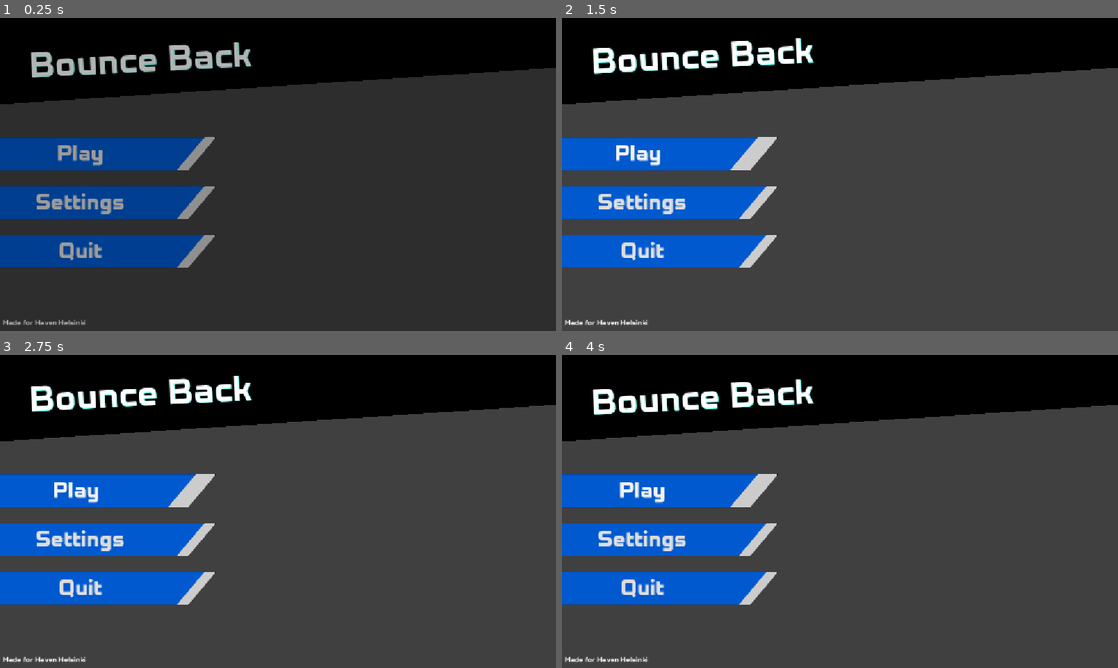
Above: before the commit, frames 1-4 (two rows, left to right).
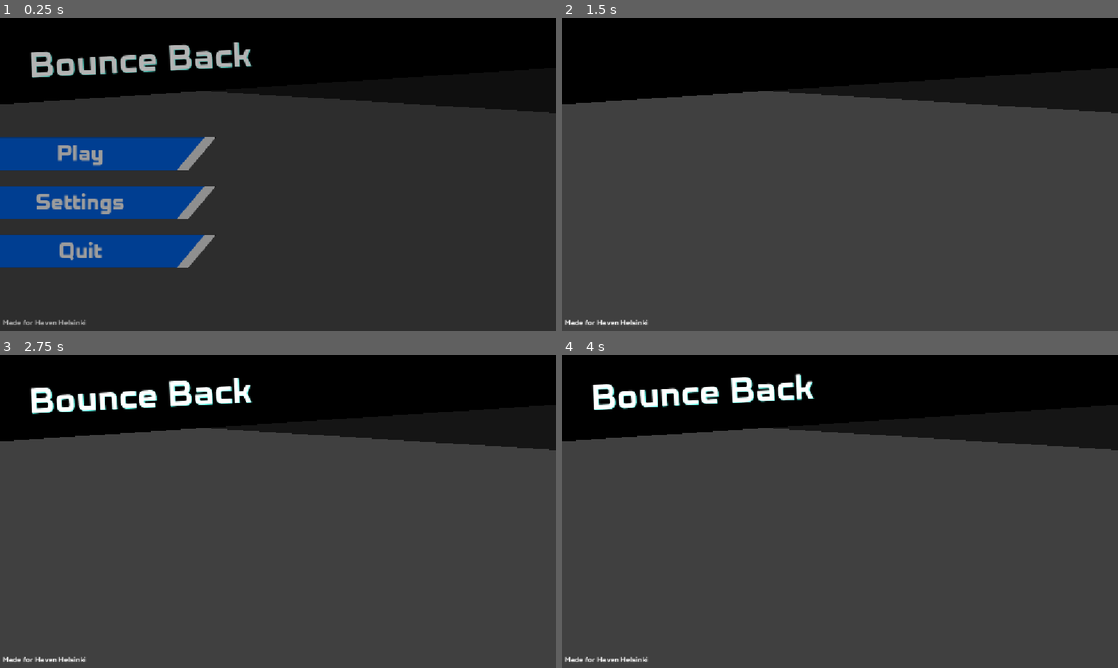
Above: after the commit, the same moments.

Repository: neilavesterinen/Haven-Bounce-Back-Shooter
Game: Godot game, scene res://Scenes/mainmenu/mainmenu.tscn
Two runs of this game, one before a commit and one after it. Both use one fixed random seed, a clock stepped at 60 frames per second and the inputs below. Sound files missing from this copy of the repository are replaced by a short silence.
Inputs (mouse positions are in pixels of both pictures, inside the frame that each line leads up to):
- Up to frame 1 (0.25 s): no input
- Up to frame 2 (1.5 s): click "Settings" at 0.5 s; click (645, 152) at 1.25 s, where only the run before the commit has a clickable "Play"
- Up to frame 3 (2.75 s): click (83, 489) at 2 s, where only the run before the commit has a clickable "Play"
- Up to frame 4 (4 s): click (645, 489) at 2.75 s, where only the run before the commit has a clickable "Play"; move the mouse to (962, 495) at 3.52 s; hold Right (ui_right) from 3.53 s (still down); tap I at 3.6 s; click (962, 495) at 3.67 s

The runs differ from the first frame. In frame 1, 4.6% of the frame differs, in the area x 38-100%, y 16-31%; in frame 2, 18%; in frame 3, 17%; in frame 4, 18%, in the area x 0-100%, y 6-80%.

Commit message:
some game start progress

Diff:
--- a/Scenes/game/game.tscn
+++ b/Scenes/game/game.tscn
@@ -1,3 +1,70 @@
 [gd_scene format=3 uid="uid://ddvnrnae0wauv"]
 
+[ext_resource type="Script" uid="uid://bxq8wfxht042s" path="res://Scenes/game/game.gd" id="1_u7m1m"]
+[ext_resource type="PackedScene" uid="uid://dw74b3kktlfsa" path="res://Scenes/map/map.tscn" id="2_g0siu"]
+[ext_resource type="AudioStream" uid="uid://dpaswaqhcyadu" path="res://Music/exitpremise.mp3" id="2_vjhi1"]
+[ext_resource type="Theme" uid="uid://ceeh4w5x06ip" path="res://Scenes/mainmenu/mainmenu.tres" id="3_vjhi1"]
+
+[sub_resource type="SystemFont" id="SystemFont_g0siu"]
+font_names = PackedStringArray("Sans-Serif")
+
 [node name="Game" type="Node" unique_id=1259405433]
+script = ExtResource("1_u7m1m")
+map = ExtResource("2_g0siu")
+
+[node name="bgmusic" type="AudioStreamPlayer" parent="." unique_id=677884528]
+stream = ExtResource("2_vjhi1")
+autoplay = true
+parameters/looping = true
+
+[node name="CanvasLayer" type="CanvasLayer" parent="." unique_id=123703184]
+
+[node name="PointsT" type="SubViewportContainer" parent="CanvasLayer" unique_id=733437173]
+offset_left = 6.0
+offset_top = 485.0
+offset_right = 236.0
+offset_bottom = 715.0
+stretch = true
+
+[node name="SubViewport" type="SubViewport" parent="CanvasLayer/PointsT" unique_id=1312189219]
+transparent_bg = true
+handle_input_locally = false
+size = Vector2i(230, 230)
+render_target_update_mode = 4
+
+[node name="Label3D" type="Label3D" parent="CanvasLayer/PointsT/SubViewport" unique_id=958099722]
+transform = Transform3D(0.8963585, 0, 0.44332993, 0, 1, 0, -0.44332993, 0, 0.8963585, 0.12958583, 0, 0)
+text = "0123456789"
+
+[node name="Camera3D" type="Camera3D" parent="CanvasLayer/PointsT/SubViewport" unique_id=1352765730]
+transform = Transform3D(1, 0, 0, 0, 1, 0, 0, 0, 1, 0, 0, 0.5703511)
+
+[node name="StageT" type="SubViewportContainer" parent="CanvasLayer" unique_id=1206747385]
+offset_left = 931.0
+offset_top = 478.0
+offset_right = 1161.0
+offset_bottom = 708.0
+
+[node name="SubViewport2" type="SubViewport" parent="CanvasLayer/StageT" unique_id=1087764191]
+transparent_bg = true
+handle_input_locally = false
+size = Vector2i(230, 230)
+render_target_update_mode = 4
+
+[node name="Label3D" type="Label3D" parent="CanvasLayer/StageT/SubViewport2" unique_id=1492089115]
+transform = Transform3D(0.86238647, 0, -0.5062505, 0, 1, 0, 0.5062505, 0, 0.86238647, -1.6738793, 0, 0)
+text = "VII
+"
+font = SubResource("SystemFont_g0siu")
+
+[node name="Camera3D" type="Camera3D" parent="CanvasLayer/StageT/SubViewport2" unique_id=796455219]
+transform = Transform3D(1, 0, 0, 0, 1, 0, 0, 0, 1, -1.8034651, 0, 0.5703511)
+
+[node name="Label" type="Label" parent="CanvasLayer" unique_id=115694266]
+visible = false
+offset_left = -19.0
+offset_top = 586.0
+offset_right = 235.0
+offset_bottom = 640.0
+theme = ExtResource("3_vjhi1")
+text = "0123456789"
--- a/Scenes/mainmenu/label.gd
+++ b/Scenes/mainmenu/label.gd
@@ -1,14 +1,30 @@
+class_name FloatingLabel
 extends Label
 
 @export var float_distance: float = 10.0
 @export var duration: float = 2.0
 
+# The y position the label floats around. Other scripts should animate towards
+# this value so the float restart doesn't make the label jump back.
+var base_y: float
+
+var float_tween: Tween
+
 func _ready() -> void:
+	base_y = position.y
 	await get_tree().process_frame
+	start_floating()
 
-	var start_y: float = position.y
-	var tween: Tween = create_tween().set_loops()
-	tween.set_trans(Tween.TRANS_SINE).set_ease(Tween.EASE_IN_OUT)
+func start_floating() -> void:
+	stop_floating()
 
-	tween.tween_property(self, "position:y", start_y - float_distance, duration)
-	tween.tween_property(self, "position:y", start_y, duration)
+	float_tween = create_tween().set_loops()
+	float_tween.set_trans(Tween.TRANS_SINE).set_ease(Tween.EASE_IN_OUT)
+
+	float_tween.tween_property(self, "position:y", base_y - float_distance, duration)
+	float_tween.tween_property(self, "position:y", base_y, duration)
+
+func stop_floating() -> void:
+	if float_tween and float_tween.is_valid():
+		float_tween.kill()
+	float_tween = null
--- a/Scenes/mainmenu/mainmenu.gd
+++ b/Scenes/mainmenu/mainmenu.gd
@@ -1,4 +1,33 @@
 extends CanvasLayer
 
+@onready var VBOX: VBoxContainer = $Control/VBoxContainer
+@onready var title: FloatingLabel = $Label
+
+func tween_buttons_out() -> void:
+	var tween := create_tween()
+	tween.tween_property(VBOX, "position:x", VBOX.position.x - 500, 0.5).set_trans(Tween.TRANS_SINE)
+
 func _on_play_pressed() -> void:
-	get_tree().change_scene_to_file("res://Scenes/game/game.tscn")
+	print("Starting Game")
+	tween_buttons_out()
+	LevelManagerHelper.load_level_num_transition(1)
+
+func _on_settings_pressed() -> void:
+	tween_buttons_out()
+
+	# The label has its own looping float tween on position:y. Stop it so both
+	# tweens don't fight over the same property.
+	title.stop_floating()
+	var start_y := title.base_y
+
+	var tween_up := create_tween().set_trans(Tween.TRANS_SINE)
+	tween_up.tween_property(title, "position:y", start_y - 144, 0.5)
+
+	await tween_up.finished
+	await get_tree().create_timer(0.5).timeout
+
+	var tween_down := create_tween().set_trans(Tween.TRANS_SINE)
+	tween_down.tween_property(title, "position:y", start_y, 0.5)
+
+	await tween_down.finished
+	title.start_floating()
--- a/Scenes/mainmenu/mainmenu.tres
+++ b/Scenes/mainmenu/mainmenu.tres
@@ -21,6 +21,18 @@
 skew = Vector2(0.845, 0)
 border_width_right = 42
 border_color = Color(0.92535293, 0.9253528, 0.9253529, 1)
+corner_detail = 1
+shadow_color = Color(0, 0, 0, 0.45882353)
+shadow_size = 1
+anti_aliasing_size = 1.495
+
+[sub_resource type="StyleBoxFlat" id="StyleBoxFlat_3qg5r"]
+content_margin_left = 47.0
+content_margin_right = 20.0
+bg_color = Color(0, 0.3491902, 0.81178766, 0.5)
+skew = Vector2(0.875, 0)
+border_width_bottom = 6
+border_color = Color(1, 1, 1, 0.5)
 corner_detail = 1
 shadow_color = Color(0, 0, 0, 0.45882353)
 shadow_size = 1
@@ -50,3 +62,7 @@
 Button/styles/hover = ExtResource("1_f2dox")
 Button/styles/normal = ExtResource("2_3qg5r")
 Button/styles/pressed = SubResource("StyleBoxFlat_f2dox")
+Label/constants/line_spacing = 20
+Label/constants/shadow_offset_x = 1
+Label/font_sizes/font_size = 34
+Label/styles/normal = SubResource("StyleBoxFlat_3qg5r")
--- a/Scenes/mainmenu/mainmenu.tscn
+++ b/Scenes/mainmenu/mainmenu.tscn
@@ -6,7 +6,6 @@
 [ext_resource type="Theme" uid="uid://ceeh4w5x06ip" path="res://Scenes/mainmenu/mainmenu.tres" id="3_dkbu7"]
 [ext_resource type="Script" uid="uid://bq61u1k3g782" path="res://Scenes/mainmenu/quit.gd" id="4_ktvea"]
 [ext_resource type="AudioStream" uid="uid://dpaswaqhcyadu" path="res://Music/exitpremise.mp3" id="5_58l34"]
-[ext_resource type="Script" uid="uid://kayqd04m46m1" path="res://Scenes/mainmenu/play.gd" id="5_u1uln"]
 [ext_resource type="Script" uid="uid://csqukogvrjo7a" path="res://Scenes/mainmenu/main_menu_music.gd" id="6_nbwnq"]
 
 [node name="Mainmenu" type="CanvasLayer" unique_id=1407059017]
@@ -16,6 +15,15 @@
 offset_right = 1153.0
 offset_bottom = 1153.0
 color = Color(0.2520276, 0.25202766, 0.25202763, 1)
+
+[node name="ColorRect3" type="ColorRect" parent="." unique_id=1615554529]
+offset_left = -4.0
+offset_top = -127.0
+offset_right = 1385.7833
+offset_bottom = 114.01315
+rotation = 0.06203028
+scale = Vector2(0.9955796, 1.0424879)
+color = Color(0.08468992, 0.08468992, 0.08468992, 1)
 
 [node name="ColorRect2" type="ColorRect" parent="." unique_id=506499756]
 offset_left = -119.00001
@@ -57,7 +65,6 @@
 layout_mode = 2
 theme = ExtResource("3_dkbu7")
 text = "Play"
-script = ExtResource("5_u1uln")
 
 [node name="Settings" type="Button" parent="Control/VBoxContainer" unique_id=1042635005]
 layout_mode = 2
@@ -83,5 +90,6 @@
 script = ExtResource("6_nbwnq")
 
 [connection signal="pressed" from="Control/VBoxContainer/Play" to="." method="_on_play_pressed"]
+[connection signal="pressed" from="Control/VBoxContainer/Settings" to="." method="_on_settings_pressed"]
 [connection signal="pressed" from="Control/VBoxContainer/Quit" to="Control/VBoxContainer/Quit" method="_on_pressed"]
 [connection signal="finished" from="MainMenuMusic" to="MainMenuMusic" method="_on_finished"]
--- a/project.godot
+++ b/project.godot
@@ -50,9 +50,22 @@
 "res://autoloads/": "purple"
 }
 
+[global_group]
+
+player=""
+enemy=""
+
 [gui]
 
 theme/custom="uid://c3ncu5c4bs85t"
+
+[input]
+
+click={
+"deadzone": 0.2,
+"events": [Object(InputEventMouseButton,"resource_local_to_scene":false,"resource_name":"","device":-1,"window_id":0,"alt_pressed":false,"shift_pressed":false,"ctrl_pressed":false,"meta_pressed":false,"button_mask":0,"position":Vector2(0, 0),"global_position":Vector2(0, 0),"factor":1.0,"button_index":1,"canceled":false,"pressed":false,"double_click":false,"script":null)
+]
+}
 
 [layer_names]
 
